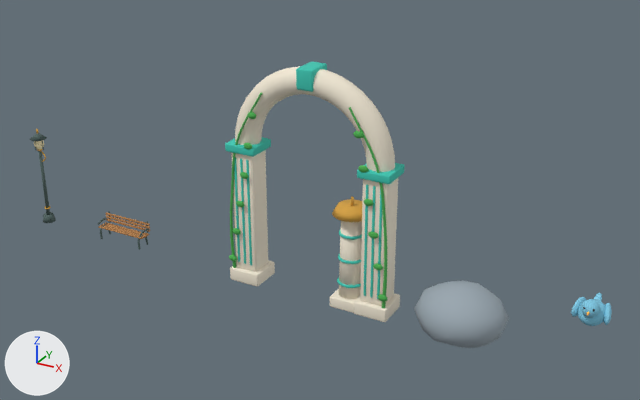
The glTF model public/assets/props.glb, before and after one commit.
Rendered twice from a camera (50 mm lens) standing at (25.9, -23.8, 15.6) and looking at (12.5, 0.5, 3.4). Arrows for +X, +Y and +Z are at lower left; the lights stay in place. The older version comes first. Vertices at exactly the same position are counted once.

The first picture shows 'Bench', 'ChimePillar', 'LampPost', 'PortalArch', 'SongbirdBird', 'SongbirdRock'.
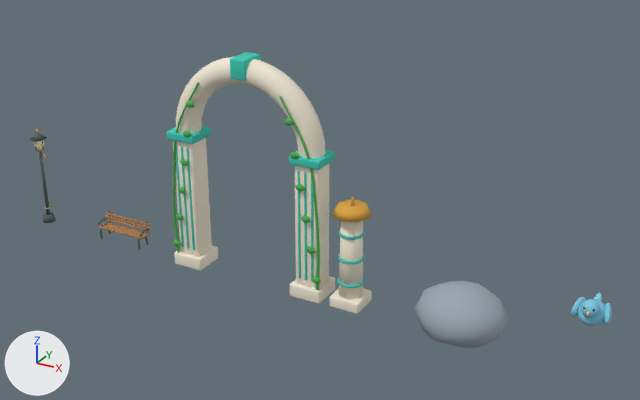
Where the newer file only moved an object's origin or applied its transform, the numbers keep the older frame.

Where the change shows, as pixel boxes (x1, y1, x2, y2) in the pictures (640 x 400 px):
'PortalArch', moved
    before: (225, 62, 405, 322)
    after: (166, 52, 335, 304)

The change, as a list of edits to the scene's bpy script:
```text
Change me_portalarch:
    used by ob_portalarch; location = (10.0, 0.0, 0.25)
    remove me_portalarch.from_pydata(...)  # 2504 vertices, 4876 faces; spans x -0.63..5.63, y -0.63..0.6, z -0.25..7.95
    add me_portalarch.from_pydata(...)  # 2504 vertices, 4876 faces; spans x -3.13..3.13, y -0.63..0.6, z 0.0..8.2
    me_portalarch part 1: the whole mesh is moved by (-2.5, 0.0, 0.25)
Change ob_portalarch:
    ob_portalarch.location: (10.0, 0.0, 0.25) -> (10.0, 0.0, 0.0)
```
